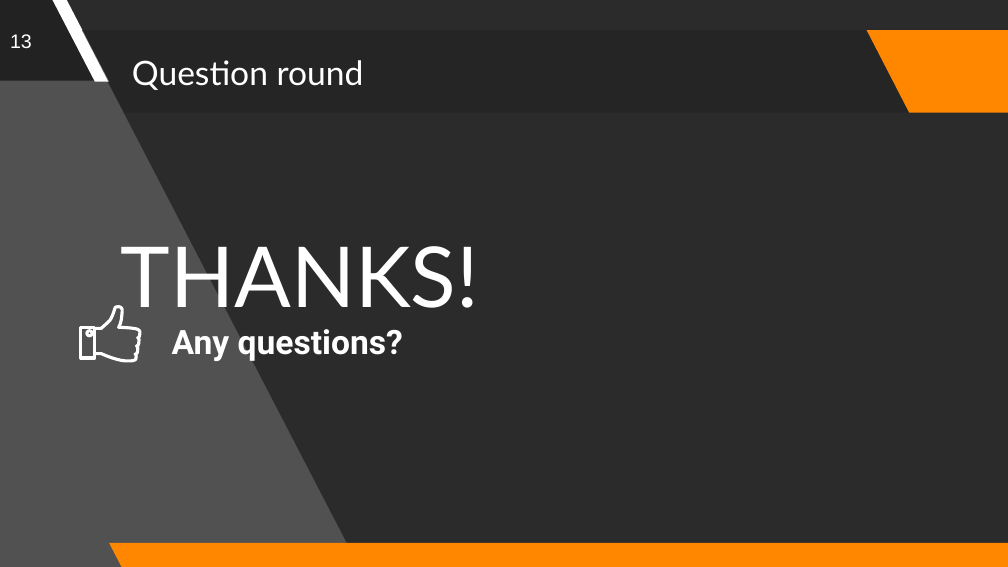
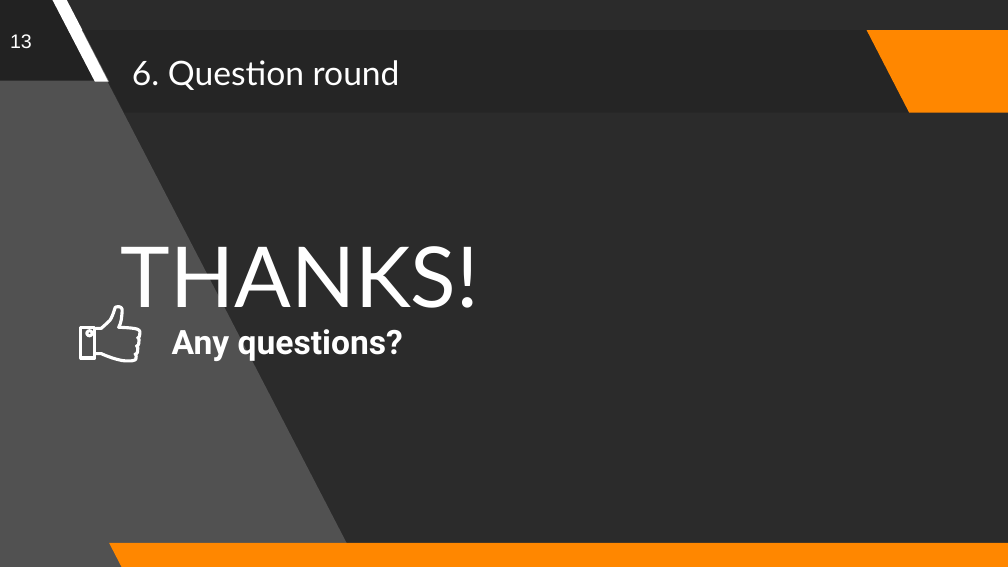
Before and after one commit to Reboocca/Blokboek5, a slide deck: slide 13 of 4_Onderhoudsprocedures/Presentation.pptx. Drawn at 1008x567 pixels with LibreOffice and Linux fonts; fonts in the diff are those of the drawing; background and template pictures are left out; a plain dark background stands for a picture behind light text. Boxes give left, top, right and bottom in pixels: in the first picture for what was removed or moved away, otherwise in the second. Text is boxed around its words. In the diff, an @@ line names an element or a change of style, - is before the commit and + after.

```diff
--- a/4_Onderhoudsprocedures/Presentation.pptx
+++ b/4_Onderhoudsprocedures/Presentation.pptx
@@ title at [132,60,400,90]: text changed @@
-Question round
+6. Question round
```
Also in this commit, not shown: 6 other slides changed, 4 slides added, 26 slides removed.
